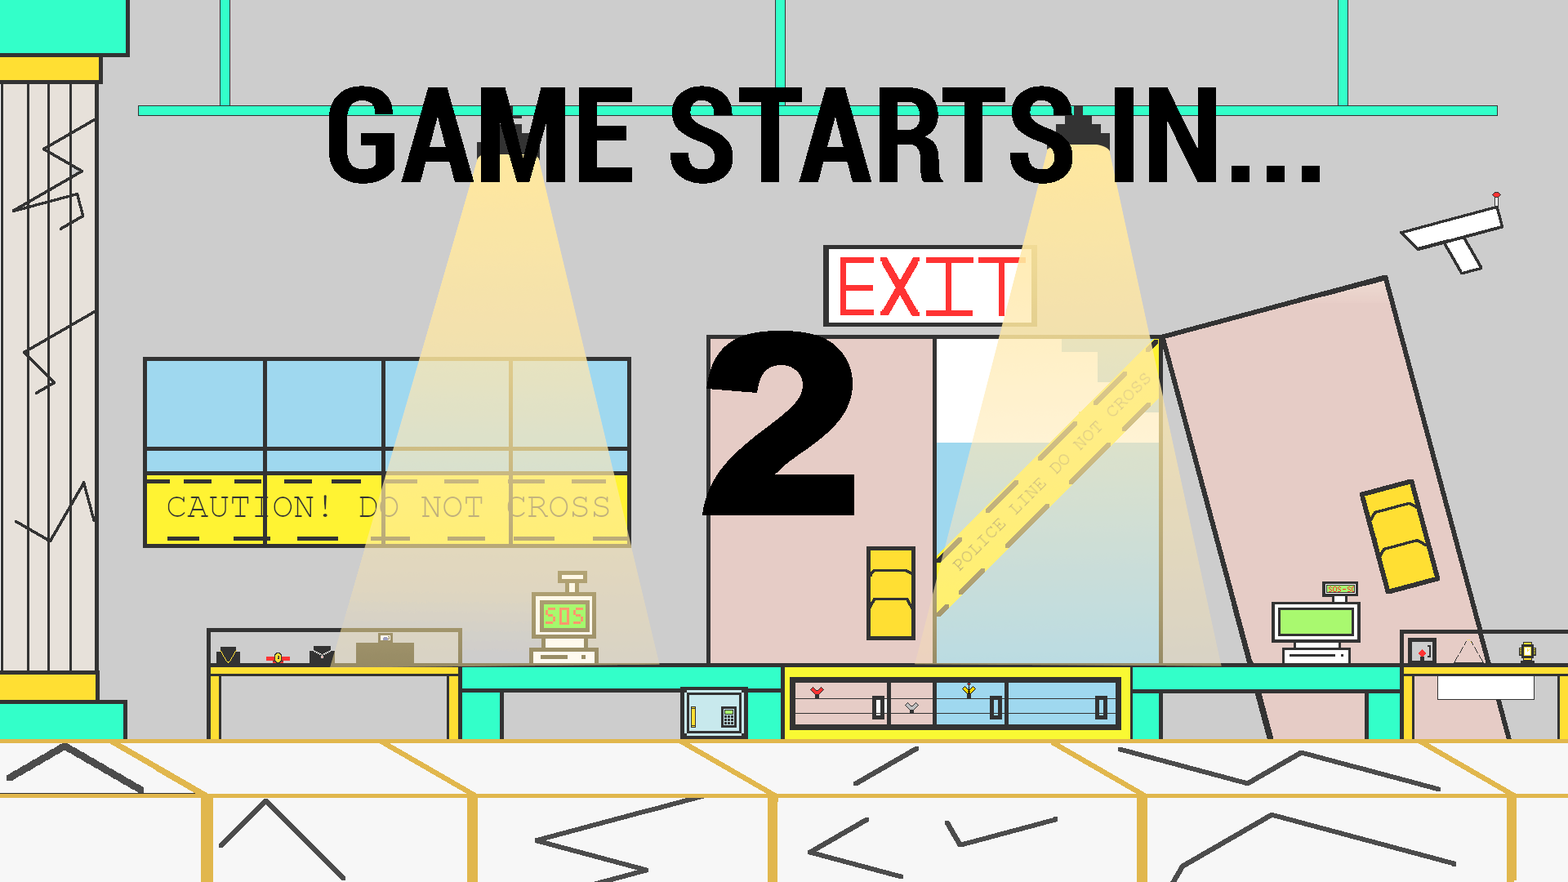
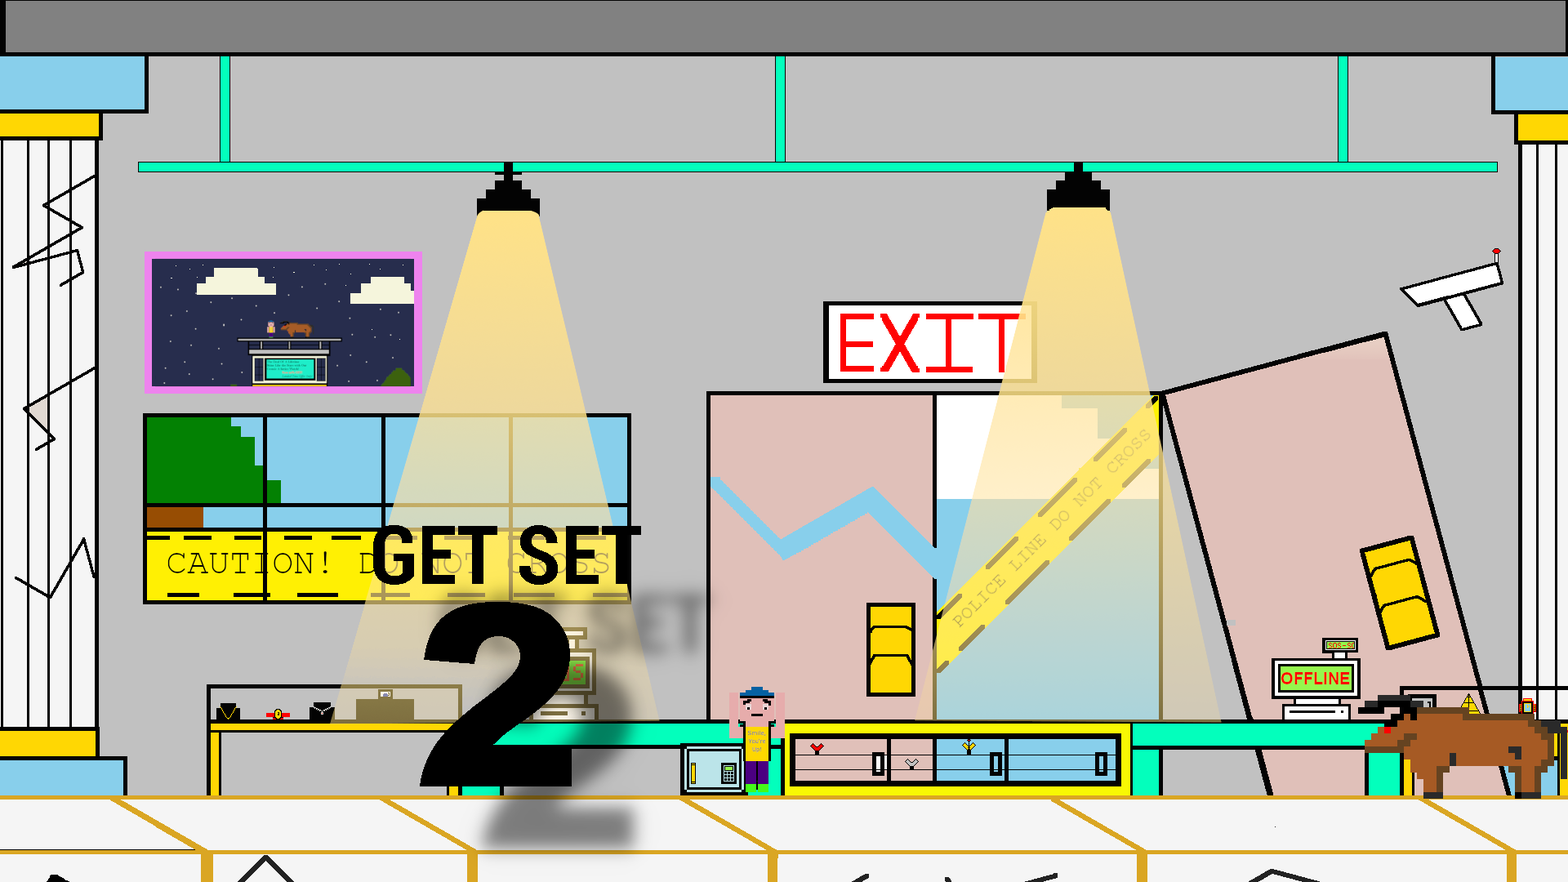
Comparing the layer stacks of the two 1568x882 images. Changes:
removed layer "GAME STARTS IN..." over [329, 85, 1320, 184]
removed layer "2" over [702, 330, 855, 516]
added layer "GET SET" above "player_jumping.png" over [373, 525, 733, 678]
added layer "player_jumping.png" above "bull_256_left.png copy" over [729, 686, 785, 793]
added layer "bull_256_left.png copy" above "2 ..." over [1358, 694, 1568, 799]
added layer "2 ..." above "Background copy #1" over [419, 601, 661, 877]
hid "Background copy #1" over [962, 686, 976, 694]
removed layer "Background copy" over [905, 703, 918, 710]
hid "Background", opacity 80% → 20% over [0, 0, 1568, 882]
"pure-white-background-85a2a7fd.jpg": opacity 100% → 99%, painted on it over [0, 0, 1568, 882]